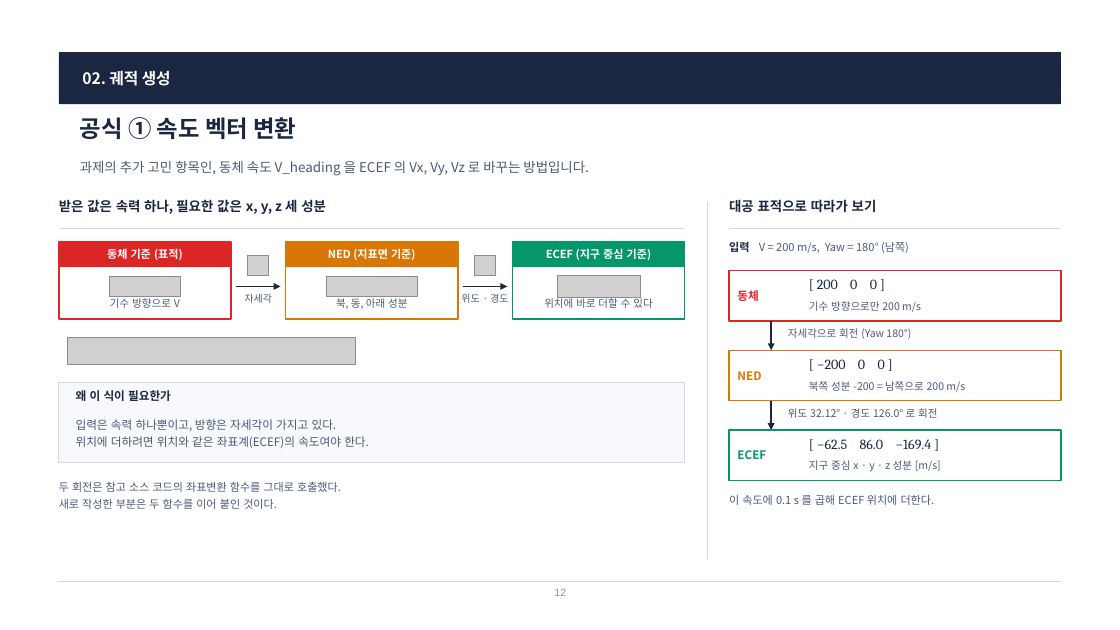
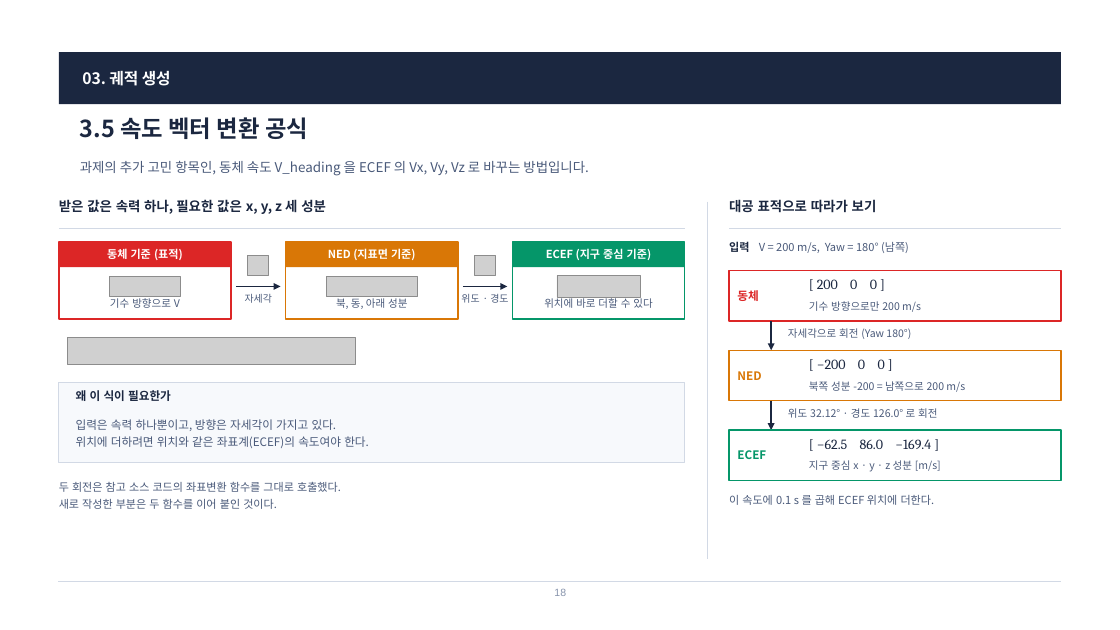
Before and after one commit to harley-hwan/radar-sw-study, a slide deck: slide 18 of Part3_TargetSim/ref/산출물/Chapter3_TargetSim.pptx (slide 12 before the commit). Drawn at 1120x630 pixels with LibreOffice and Linux fonts; fonts in the diff are those of the drawing; grey boxes stand for pictures. Boxes give left, top, right and bottom in pixels: in the first picture for what was removed or moved away, otherwise in the second. Text is boxed around its words. In the diff, an @@ line names an element or a change of style, - is before the commit and + after.

```diff
--- a/Part3_TargetSim/ref/산출물/Chapter3_TargetSim.pptx
+++ b/Part3_TargetSim/ref/산출물/Chapter3_TargetSim.pptx
@@ text at box(82, 70, 171, 86): text changed @@
-02. 궤적 생성
+03. 궤적 생성
@@ text at box(80, 117, 308, 139): text changed @@
-공식 ① 속도 벡터 변환
+3.5 속도 벡터 변환 공식
```
Also in this commit, not shown: 18 other slides changed, 11 slides added, 2 slides removed, 5 other files.
